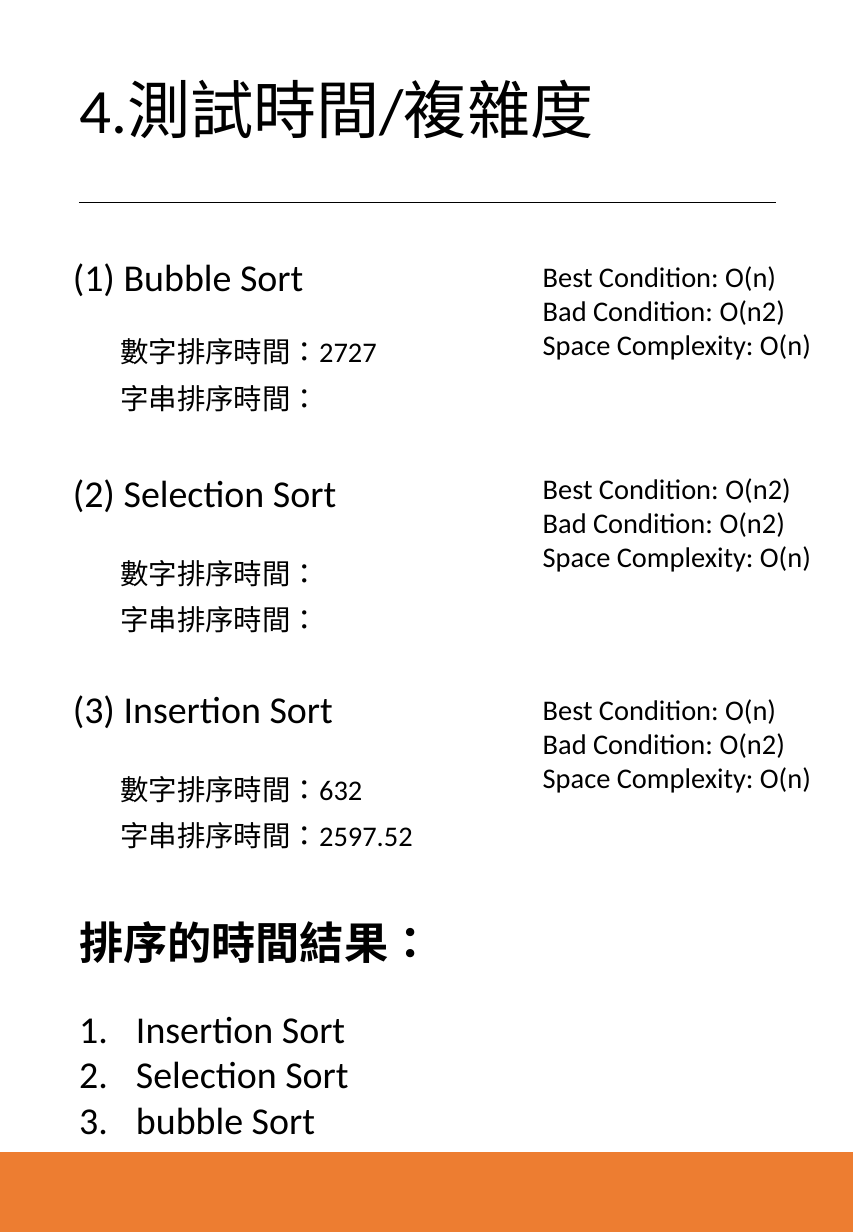
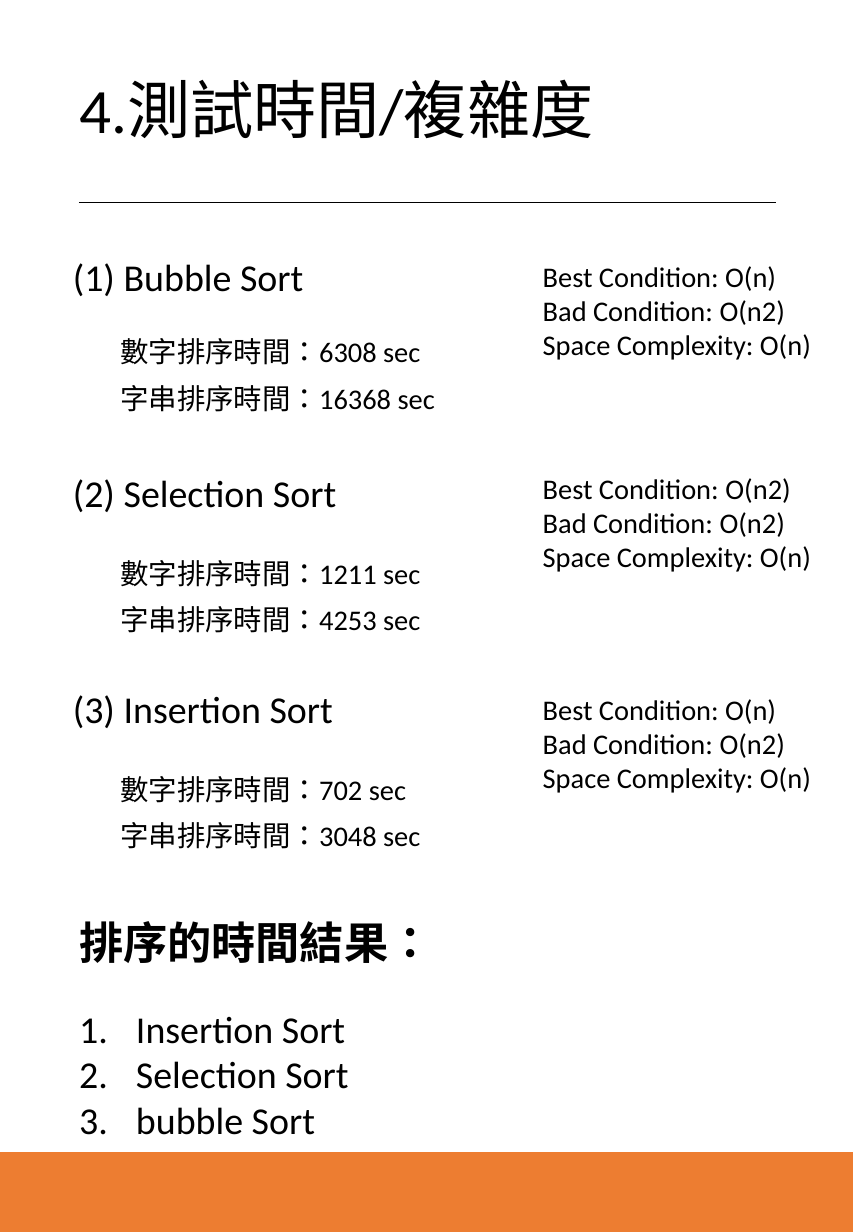
Before and after one commit to jacksonloa/409410065, a slide deck: slide 8 of 程設報告.pptx. Drawn at 853x1232 pixels with LibreOffice and Linux fonts; fonts in the diff are those of the drawing. Boxes give left, top, right and bottom in pixels: in the first picture for what was removed or moved away, otherwise in the second. Text is boxed around its words. In the diff, an @@ line names an element or a change of style, - is before the commit and + after.

```diff
--- a/程設報告.pptx
+++ b/程設報告.pptx
@@ text at <box>120,338,420,365</box>: text changed @@
-數字排序時間：2727
+數字排序時間：6308 sec
@@ text at <box>120,385,435,412</box>: text changed @@
-字串排序時間：
+字串排序時間：16368 sec
@@ text at <box>120,560,420,587</box>: text changed @@
-數字排序時間：
+數字排序時間：1211 sec
@@ text at <box>120,606,420,633</box>: text changed @@
-字串排序時間：
+字串排序時間：4253 sec
@@ text at <box>120,776,406,803</box>: text changed @@
-數字排序時間：632
+數字排序時間：702 sec
@@ text at <box>120,822,420,849</box>: text changed @@
-字串排序時間：2597.52
+字串排序時間：3048 sec
```
